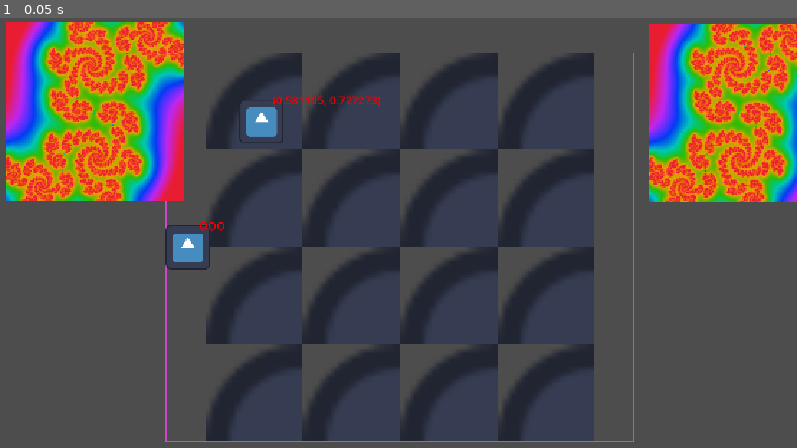
Above: before the commit, frame 1.
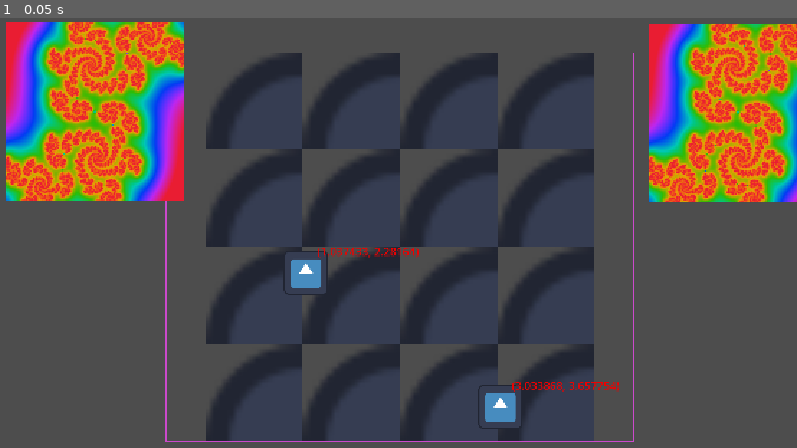
Above: after the commit, the same moment.

Repository: Wallted/ldjam-59
Game: Godot game, scene res://main.tscn
Same seed, same stepped clock (60 frames per second), same inputs: the game is played once before the commit and once after it. The engine's default icon, where the game draws it, is replaced by a stand-in: a white triangle on a blue panel in a dark square.
Inputs:
- Up to frame 1 (0.05 s): no input

The runs differ from the first frame. In frame 1, 1.8% of the frame differs, in the area x 20-78%, y 18-96%.

Commit message:
some cleanup for animal and zoo
Signed-off-by: Grzegorz Choiński <grzegorzchoinski97@gmail.com>

Diff:
--- a/animal.gd
+++ b/animal.gd
@@ -1,45 +1,45 @@
 class_name Animal
 extends Node2D
 
-@onready var button = $TextureButton
-@onready var label = $Label
 @export var zoo_space: ZooSpace
 
 const const_lerp_catch_factor_velocity = 1.5
 
-var pressing = false
-var lerp_factor = 0.0
-var previous_point: Vector2
+var _is_pressing = false
+var _lerp_factor = 0.0
+var _previous_point: Vector2
 
 func _process(delta: float) -> void:
-	if pressing:
+	handle_mouse_drag(delta)
+
+func handle_mouse_drag(delta: float):
+	if _is_pressing:
 		var global_coords = get_global_mouse_position()
-		lerp_factor += clamp(const_lerp_catch_factor_velocity * delta, 0, 1)
-		global_position = lerp(global_position, global_coords, ease(lerp_factor, -4.0))
-	else:
-		lerp_factor = 0.0
+		_lerp_factor += clamp(const_lerp_catch_factor_velocity * delta, 0, 1)
+		global_position = lerp(global_position, global_coords, ease(_lerp_factor, -4.0))
+		zoo_space.grid_process_cell(global_position) # debug
 
-	if pressing:
-		zoo_space.grid_process_cell(global_position)
-	else:
-		if not zoo_space.grid_is_in_bounds(global_position) and previous_point:
-			global_position = lerp(global_position, previous_point, 0.1)
-		else:
-			previous_point = global_position
-			#print('previous point %s' % previous_point)
+	var is_in_bounds = zoo_space.grid_is_in_bounds(global_position)
 
-	if zoo_space.grid_is_in_bounds(global_position):
-		previous_point = global_position
+	if not _is_pressing:
+		if not is_in_bounds and _previous_point:
+			global_position = lerp(global_position, _previous_point, 0.1)
+
+	if is_in_bounds:
+		_previous_point = global_position
 		var local_position_normalized = zoo_space.grid_get_local_position_normalized(global_position)
 		update_label('%s' % local_position_normalized)
 	else:
 		update_label('OOO')
 
 func _on_texture_button_button_up() -> void:
-	pressing = false
+	_is_pressing = false
+	_lerp_factor = 0.0
 
 func _on_texture_button_button_down() -> void:
-	pressing = true
+	_is_pressing = true
 
+# trash
+@onready var label = $Label
 func update_label(text):
 	label.text = text
--- a/zoo_space.gd
+++ b/zoo_space.gd
@@ -1,47 +1,41 @@
 class_name ZooSpace
 extends Control
+
+const ANIMAL = preload("res://animal.tscn")
+
 @onready var tilemap = $TileMapLayer
-const ANIMAL = preload("res://animal.tscn")
-var rows_x = 4
-var rows_y = 4
 
-var scaled_size: Vector2
-var _scale: float
+@export var rows_x = 4
+@export var rows_y = 4
+
+var grid_size_scaled: Vector2
 
 func _ready() -> void:
 	grid_generate()
-	setup_animals([
-		ANIMAL.instantiate(), ANIMAL.instantiate()
-	])
+	animals_setup([ANIMAL.instantiate(), ANIMAL.instantiate()])
 
-func setup_animals(animals: Array[Animal]):
+func animals_setup(animals: Array[Animal]):
 	for animal in animals:
 		animal.zoo_space = self
-		animal.position = Vector2(randi_range(0, scaled_size.x), randi_range(0, scaled_size.y))
+		animal.position = Vector2(randi_range(0, int(grid_size_scaled.x)), randi_range(0, int(grid_size_scaled.y)))
 		add_child(animal)
 
 func grid_generate():
-	tilemap.clear()
-
 	var tile_size = tilemap.tile_set.tile_size
-
 	var wanted_size_x = tile_size.x * rows_x
 	var wanted_size_y = tile_size.y * rows_y
-	var size_x = size.x
-	var size_y = size.y
-
-	_scale = minf(size_x / wanted_size_x, size_y / wanted_size_y)
+	var wanted_scale = minf(size.x / wanted_size_x, size.y / wanted_size_y)
+	grid_size_scaled = Vector2(wanted_size_x, wanted_size_y) * wanted_scale
 
 	var offset_x = 0
 	var offset_y = 0
-	if size_x > (wanted_size_x * _scale):
-		offset_x = (size_x - (wanted_size_x * _scale))/2
-	if size_y > (wanted_size_y * _scale):
-		offset_y = (size_y - (wanted_size_y * _scale))/2
+	if size.x > (wanted_size_x * wanted_scale):
+		offset_x = (size.x - (wanted_size_x * wanted_scale))/2
+	if size.y > (wanted_size_y * wanted_scale):
+		offset_y = (size.y - (wanted_size_y * wanted_scale))/2
 
-	scaled_size = Vector2(wanted_size_x, wanted_size_y) * _scale
-
-	tilemap.scale = Vector2(_scale, _scale)
+	tilemap.clear()
+	tilemap.scale = Vector2(wanted_scale, wanted_scale)
 	tilemap.position = Vector2(offset_x, offset_y)
 	for x in rows_x:
 		for y in rows_y:
@@ -49,23 +43,23 @@
 
 func grid_get_local_position(global_coords: Vector2):
 	""" Posision relative to TileMap """
-
 	var local_postion = global_position - global_coords + tilemap.position # why this works with global ?
 	return -local_postion # why this needs to be negated ?
 
 func grid_get_local_position_normalized(global_coords: Vector2) -> Vector2:
 	""" Normalize each cell in grid to be between (0, 1)"""
-
 	var local_postion = grid_get_local_position(global_coords)
-	return local_postion / (Vector2(tilemap.tile_set.tile_size) * _scale)
-
-func grid_process_cell(global_coords: Vector2):
-	var local_postion = grid_get_local_position(global_coords)
-	var cell_coords = tilemap.local_to_map(local_postion/tilemap.scale)
-	tilemap.erase_cell(cell_coords)
+	return local_postion / (Vector2(tilemap.tile_set.tile_size) * tilemap.scale)
 
 func grid_is_in_bounds(global_coords: Vector2):
 	var local_position = grid_get_local_position(global_coords)
+	var rect = Rect2(Vector2.ZERO, Vector2.ZERO).expand(grid_size_scaled)
+	return rect.has_point(local_position) or global_coords == local_position
 
-	var rect = Rect2(Vector2.ZERO, Vector2.ZERO).expand(scaled_size)
-	return rect.has_point(local_position) or global_coords == local_position
+func grid_get_cell_coords(global_coords: Vector2) -> Vector2i:
+	var local_postion = grid_get_local_position(global_coords)
+	return tilemap.local_to_map(local_postion/tilemap.scale)
+
+# trash
+func grid_process_cell(global_coords: Vector2):
+	tilemap.erase_cell(grid_get_cell_coords(global_coords))
